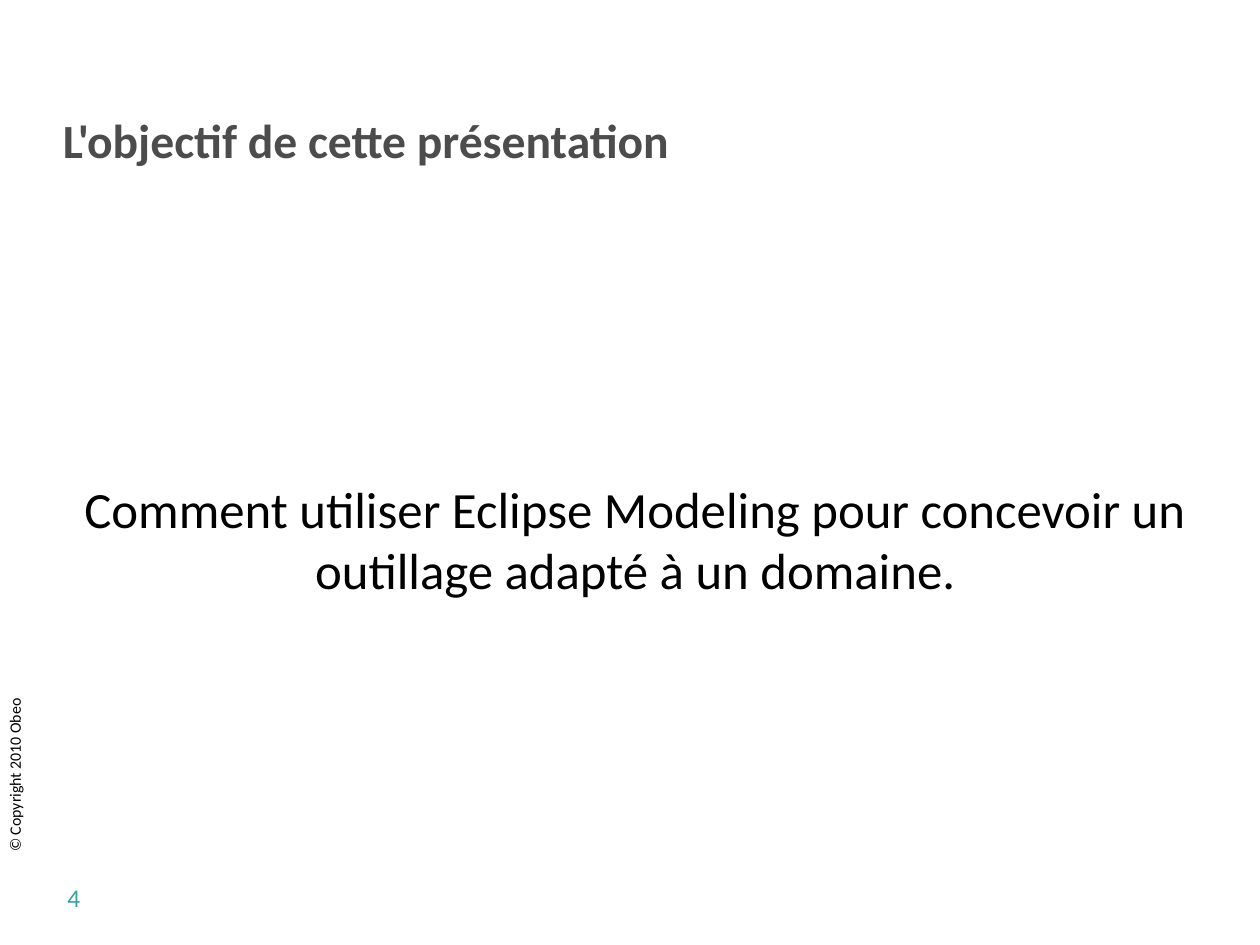
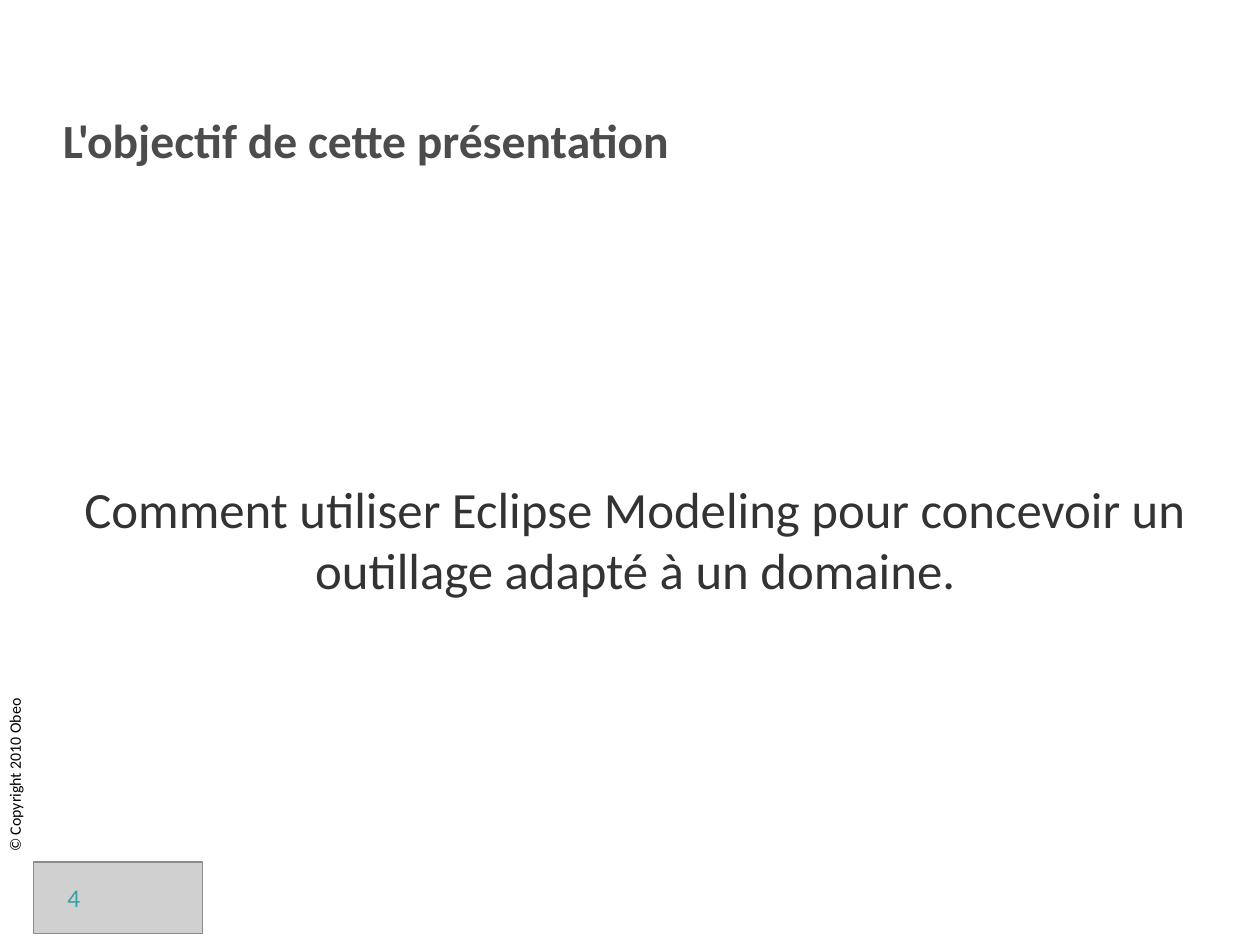
Before and after one commit to sbegaudeau/acceleo-tutorial, a slide deck: slide 4 of documentation/org.eclipse.acceleo.tutorial.slides/breizhcamp/Acceleo Tutorial Breizhcamp.odp. Drawn at 1260x945 pixels with LibreOffice and Linux fonts; fonts in the diff are those of the drawing; grey boxes stand for pictures; background and template pictures are left out. Boxes give left, top, right and bottom in pixels: in the first picture for what was removed or moved away, otherwise in the second. Text is boxed around its words. In the diff, an @@ line names an element or a change of style, - is before the commit and + after.

```diff
--- a/documentation/org.eclipse.acceleo.tutorial.slides/breizhcamp/Acceleo Tutorial Breizhcamp.odp
+++ b/documentation/org.eclipse.acceleo.tutorial.slides/breizhcamp/Acceleo Tutorial Breizhcamp.odp
@@ subtitle "Comment utiliser Eclipse Modeling pour ..." at [84, 492, 1185, 598]: text colour #000000 to #333333 @@
@@ picture added at [34, 862, 204, 934] @@
```
Also in this commit, not shown: 7 other slides changed, 5 slides added, 1 slide removed.
